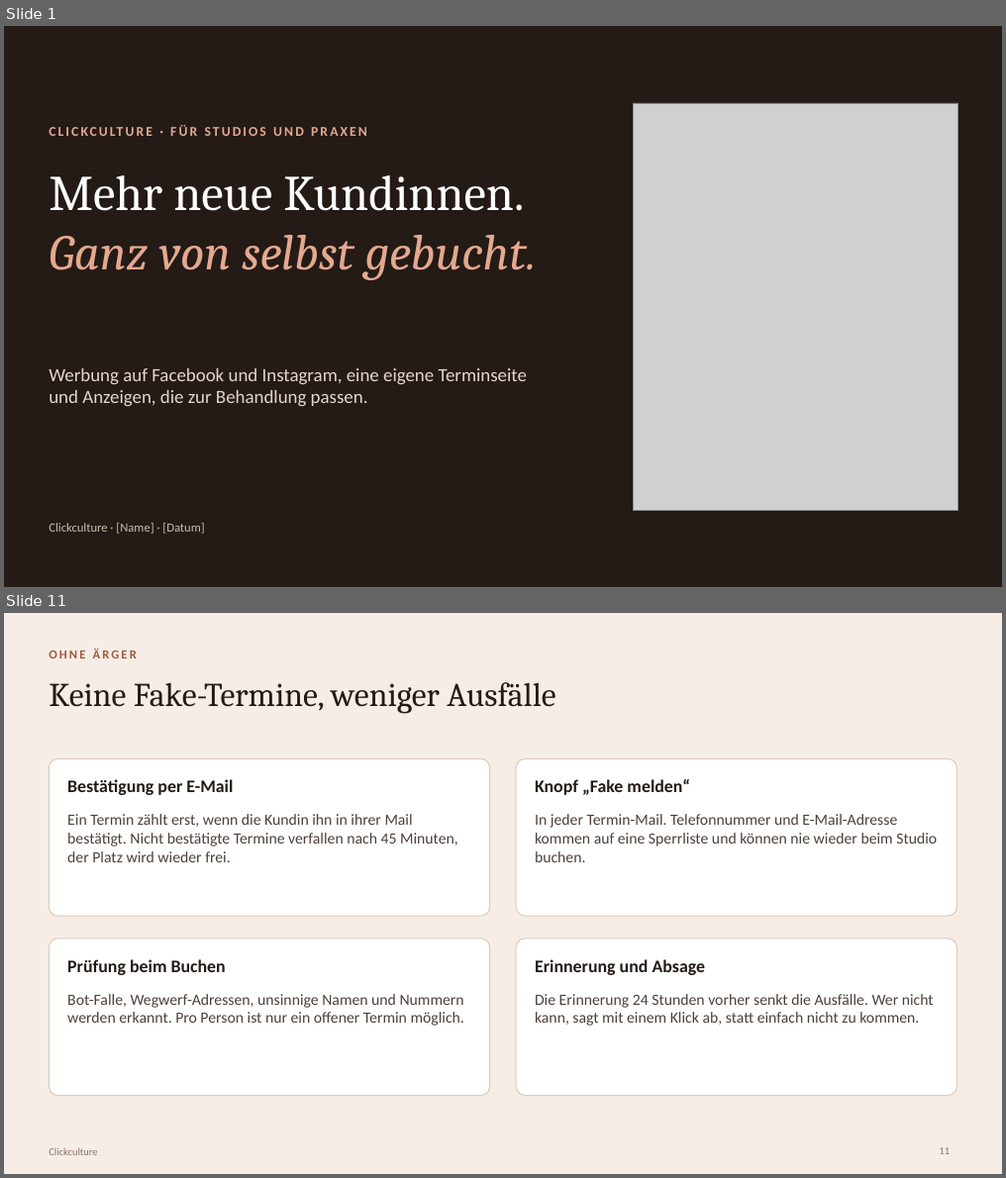
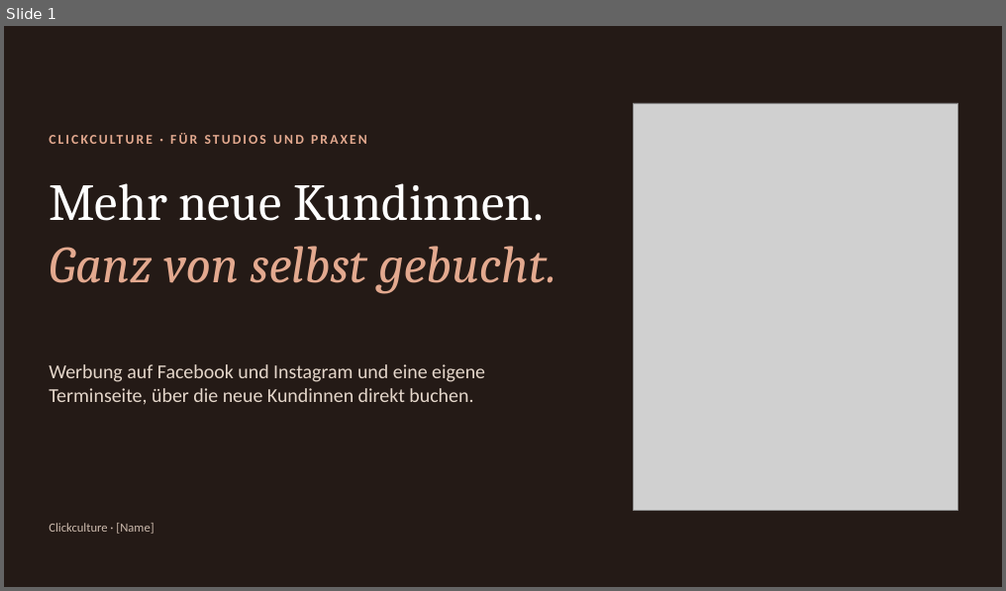
Before and after one commit to raphaelgeil652-lab/business, a slide deck: nischen/beauty/praesentation/Clickculture Beauty – Vorstellung.pptx. Shown one above the other, each under a label of ours: slides 1 and 11 before the commit, slide 1 after it; the slides between them are not shown. The pictures are 1006x1178 and 1006x591 pixels, drawn with LibreOffice and Linux fonts; fonts in the diff are those of the drawing; grey boxes stand for pictures. Boxes give left, top, right and bottom in pixels: in the first picture for what was removed or moved away, otherwise in the second. Text is boxed around its words. In the diff, an @@ line names an element or a change of style, - is before the commit and + after.

```diff
--- a/nischen/beauty/praesentation/Clickculture Beauty – Vorstellung.pptx
+++ b/nischen/beauty/praesentation/Clickculture Beauty – Vorstellung.pptx
@@ slide 11 removed at [4, 613, 1002, 1174], background #F6EEE6 @@
@@ text removed at [49, 649, 137, 659] @@
-OHNE ÄRGER
@@ title removed at [49, 682, 555, 714] @@
-Keine Fake-Termine, weniger Ausfälle
@@ rounded rectangle removed at [49, 759, 490, 916] @@
@@ rounded rectangle removed at [516, 759, 957, 916] @@
@@ text removed at [67, 779, 233, 795] @@
-Bestätigung per E-Mail
@@ text removed at [535, 779, 690, 795] @@
-Knopf „Fake melden“
@@ text removed at [67, 814, 458, 862] @@
-Ein Termin zählt erst, wenn die Kundin ihn in ihrer Mail bestätigt. Nicht bestätigte Termine verfallen nach 45 Minuten, der Platz wird wieder frei.
@@ text removed at [535, 814, 937, 862] @@
-In jeder Termin-Mail. Telefonnummer und E-Mail-Adresse kommen auf eine Sperrliste und können nie wieder beim Studio buchen.
@@ rounded rectangle removed at [49, 939, 490, 1096] @@
@@ rounded rectangle removed at [516, 939, 957, 1096] @@
@@ text removed at [67, 959, 226, 975] @@
-Prüfung beim Buchen
@@ text removed at [535, 959, 706, 975] @@
-Erinnerung und Absage
@@ text removed at [67, 994, 464, 1026] @@
-Bot-Falle, Wegwerf-Adressen, unsinnige Namen und Nummern werden erkannt. Pro Person ist nur ein offener Termin möglich.
@@ text removed at [535, 994, 934, 1026] @@
-Die Erinnerung 24 Stunden vorher senkt die Ausfälle. Wer nicht kann, sagt mit einem Klick ab, statt einfach nicht zu kommen.
@@ text removed at [49, 1149, 97, 1156] @@
-Clickculture
@@ page number removed at [940, 1148, 950, 1155] @@
-11
@@ slide 1 changed as well @@
@@ text "CLICKCULTURE · FÜR STUDIOS UND ...": place and size @@
-text "CLICKCULTURE · FÜR STUDIOS UND ..." at [49, 123, 573, 150]
+text "CLICKCULTURE · FÜR STUDIOS UND ..." at [49, 131, 573, 157]
@@ text "Mehr neue Kundinnen. Ganz von ...": place and size @@
-text "Mehr neue Kundinnen. Ganz von ..." at [49, 175, 537, 280]
+text "Mehr neue Kundinnen. Ganz von ..." at [49, 183, 556, 293]
@@ text "Mehr neue Kundinnen. Ganz von ..." at [49, 183, 556, 293]: size 48 to 50 pt @@
@@ text at [49, 365, 485, 405]: text changed; size 18 to 19 pt @@
-Werbung auf Facebook und Instagram, eine eigene Terminseite und Anzeigen, die zur Behandlung passen.
+Werbung auf Facebook und Instagram und eine eigene Terminseite, über die neue Kundinnen direkt buchen.
@@ text at [49, 523, 153, 534]: text changed @@
-Clickculture · [Name] · [Datum]
+Clickculture · [Name]
```
Also in this commit, not shown: 2 other slides changed, 9 slides added, 12 other slides removed.
